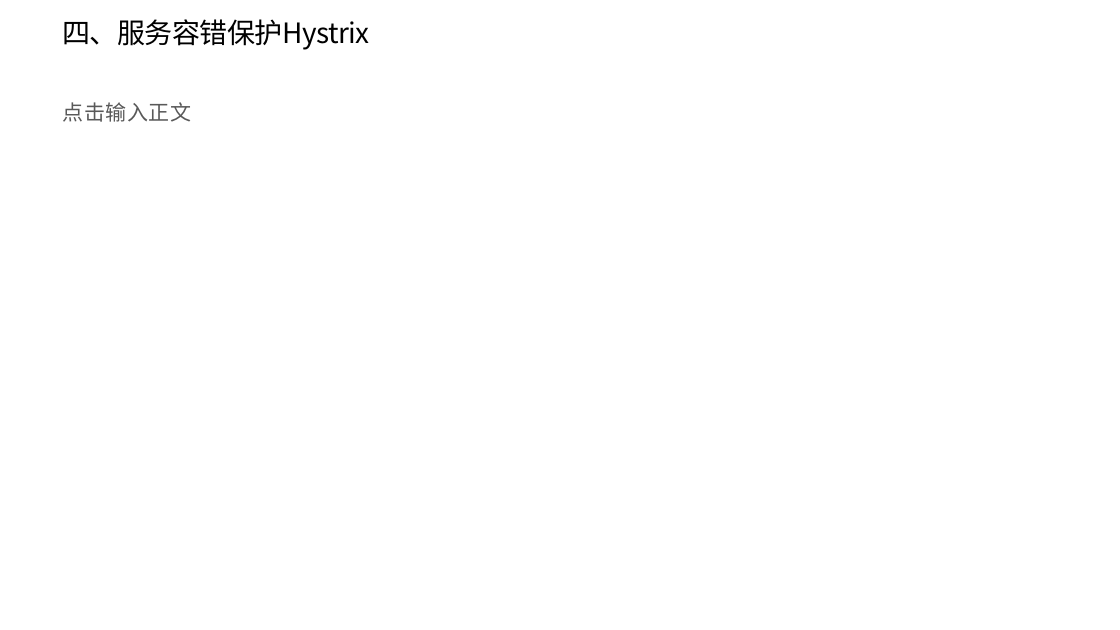
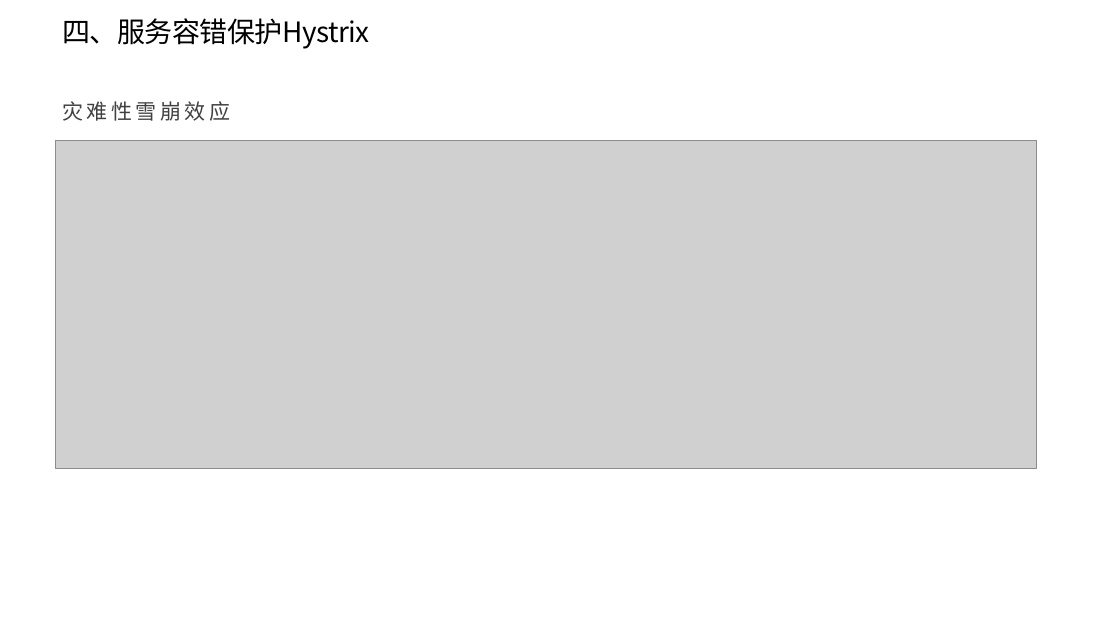
Before and after one commit to dylan7168/springcloud, a slide deck: slide 8 of document/springcloud实践.pptx. Drawn at 1120x630 pixels with LibreOffice and Linux fonts; fonts in the diff are those of the drawing; grey boxes stand for pictures. Boxes give left, top, right and bottom in pixels: in the first picture for what was removed or moved away, otherwise in the second. Text is boxed around its words. In the diff, an @@ line names an element or a change of style, - is before the commit and + after.

```diff
--- a/document/springcloud实践.pptx
+++ b/document/springcloud实践.pptx
@@ text at [63,101,231,121]: text changed; text colour #595959 to #404040 @@
-点击输入正文
+灾难性雪崩效应
@@ picture added at [56,141,1037,469] @@
```
Also in this commit, not shown: 2 other slides changed, 6 slides added.
